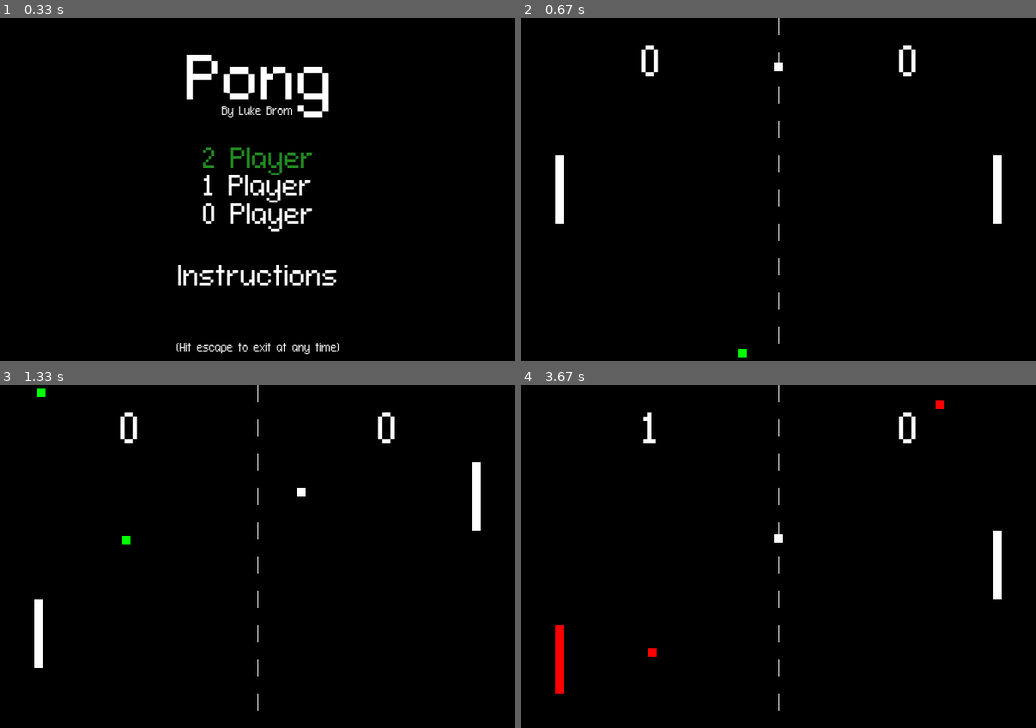
Above: before the commit, frames 1-4 (two rows, left to right).
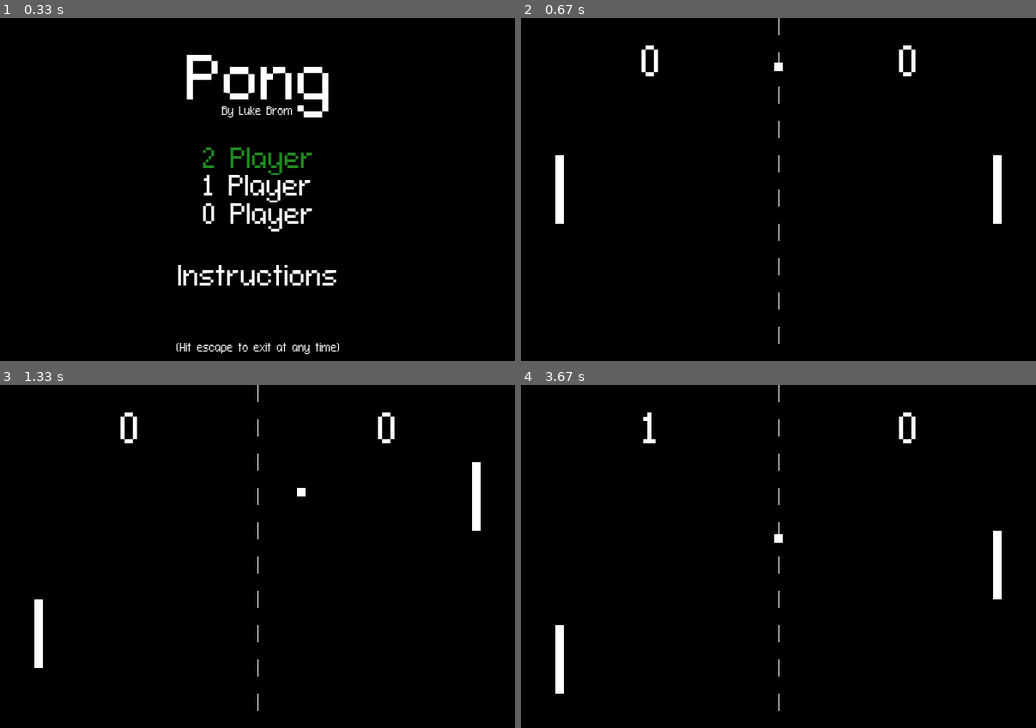
Above: after the commit, the same moments.

Repository: bromlu/Pygame-Pong
Game: pygame game, started from pong.py
Two runs of this game, one before a commit and one after it. Both use one fixed random seed, a clock stepped at 60 frames per second and the inputs below.
Inputs:
- Up to frame 1 (0.33 s): no input
- Up to frame 2 (0.67 s): tap Enter at 0.33 s
- Up to frame 3 (1.33 s): hold Up 0.67-1.13 s; hold Down from 1.17 s (still down); hold S from 1.17 s (still down)
- Up to frame 4 (3.67 s): release Down at 1.47 s; release S at 1.47 s; hold Up 1.5-1.87 s; hold W 1.5-1.87 s; hold Down 1.9-2.27 s; hold S 1.9-2.27 s; hold Up 2.3-2.6 s; hold W 2.3-2.6 s; hold Down 2.63-2.93 s; hold S 2.63-2.93 s; hold Up 2.97-3.33 s; hold W 2.97-3.33 s; hold Down from 3.37 s (still down); hold S from 3.37 s (still down)

Frame 1 is identical in both runs. In frame 2, less than 0.1% of the frame differs, in the area x 42-44%, y 96-99%; in frame 3, less than 0.1%; in frame 4, 0.4%, in the area x 6-83%, y 4-90%.

Commit message:
Change the frequency of powerups and added more instructions

Diff:
--- a/states.py
+++ b/states.py
@@ -39,10 +39,10 @@
         self.time_of_score = pygame.time.get_ticks()
 
     def update(self, keys_pressed, surface):
-        randomInt = random.randint(0, 100)
+        randomInt = random.randint(0, 200)
         if randomInt == 7:
             self.spawn_power(surface, Grow_Power)
-        elif randomInt == 42:
+        elif randomInt == 42 or randomInt == 69:
             self.spawn_power(surface, Shrink_Power)
 
 
@@ -210,8 +210,10 @@
         self.text = [
             Text(self.width/2, self.height/5, "Instructions", 72),
             Text(self.width/2, self.height/5 + 50, "(Hit backspace or delete to return to menu)", 12),
-            Text(self.width/2, self.height/2 - 10, "Player One: Up and Down arrows to move paddle, ? for powerup.", 16),
-            Text(self.width/2, self.height/2 + 10, "Player Two: W (up) and S (down) to move paddle, e for powerup", 16),
+            Text(self.width/2, self.height/2 - 26, "Player One: Up and Down arrows to move paddle, ? for powerup.", 16),
+            Text(self.width/2, self.height/2 - 10, "Player Two: W (up) and S (down) to move paddle, e for powerup", 16),
+            Text(self.width/2, self.height/2 + 10, "Green Powerups grow your paddle", 16),
+            Text(self.width/2, self.height/2 + 26, "Red Powerups fire shrink rays at your opponent", 16),
             Text(self.width/2, self.height - 14, "(Hit escape to exit at any time)", 12)
         ]
 
